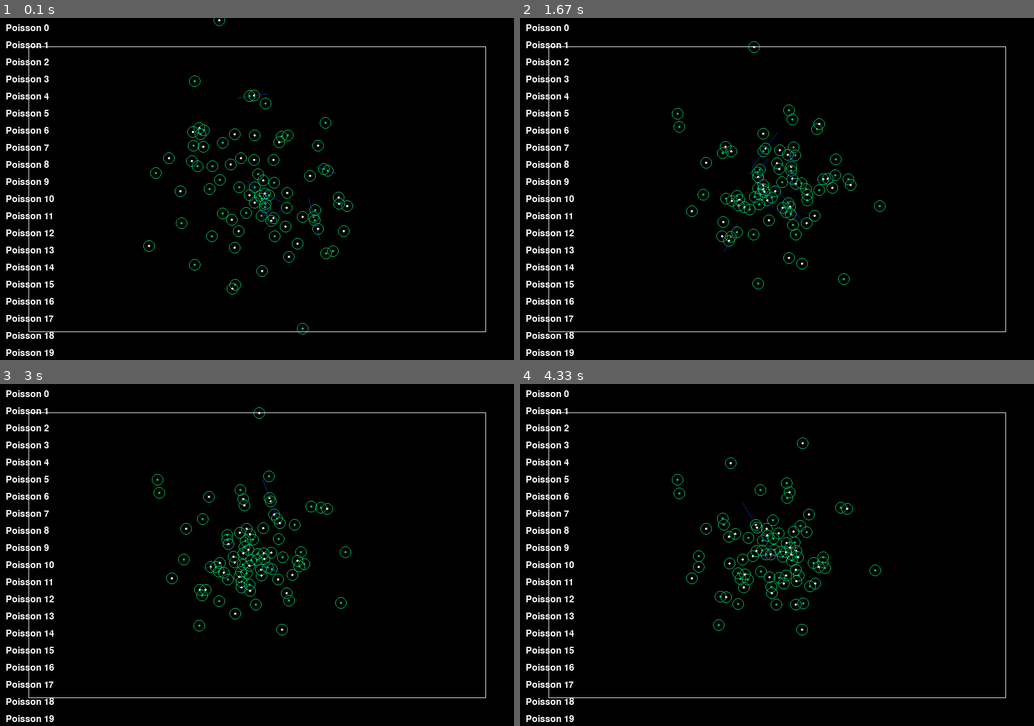
Above: before the commit, frames 1-4 (two rows, left to right).
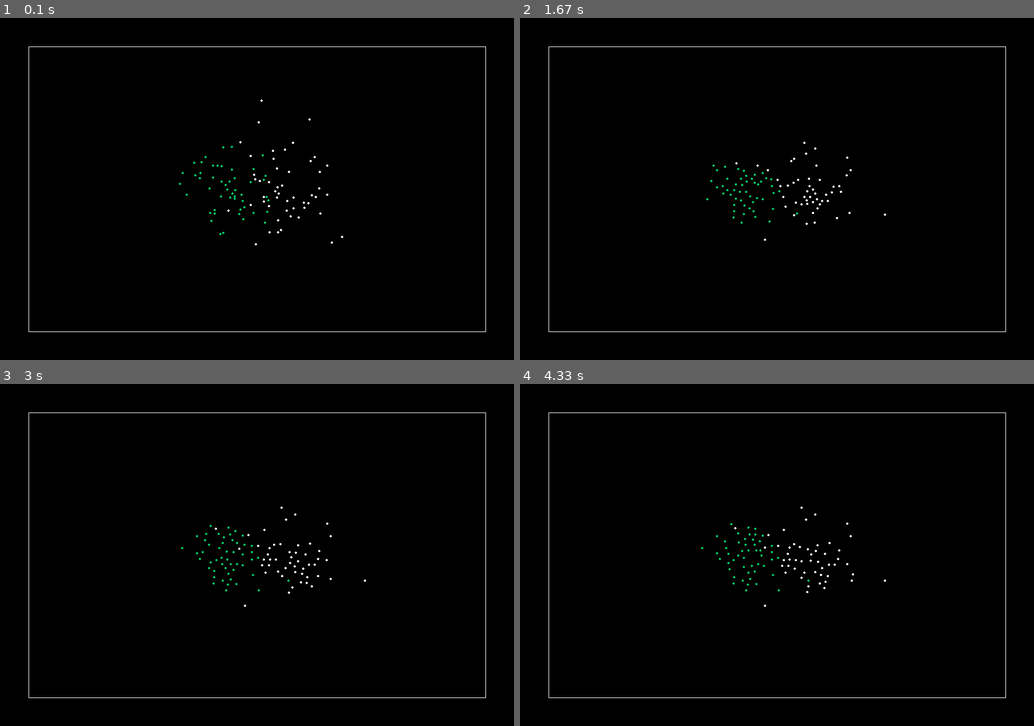
Above: after the commit, the same moments.

Repository: Mochacinno/crowd-simulation
Game: pygame game, started from main.py
The game is run twice, just before and just after one commit, with the same random seed, the same clock (stepped at 60 frames per second) and the same inputs.
Inputs (mouse positions are in pixels of both pictures, inside the frame that each line leads up to):
- Up to frame 1 (0.1 s): no input
- Up to frame 2 (1.67 s): no input
- Up to frame 3 (3 s): click (231, 643) at 2.88 s
- Up to frame 4 (4.33 s): click (761, 496) at 3.22 s; click (705, 483) at 3.55 s; click (910, 524) at 3.88 s; click (936, 548) at 4.22 s

The runs differ from the first frame. In frame 1, 3.0% of the frame differs, in the area x 1-69%, y 0-99%; in frame 2, 2.9%; in frame 3, 2.9%; in frame 4, 2.9%.

Commit message:
class Model + fichier analyse pour traitement

Diff:
--- /dev/null
+++ b/analyse.py
@@ -0,0 +1,2 @@
+import numpy as np
+import matplotlib.pyplot as plt
--- a/config.py
+++ b/config.py
@@ -4,6 +4,6 @@
 # calculated to be in the middle of the screen
 model_width, model_height = 800, 500
 
-init_group_separation = 10
-group_num = 40
+init_group_separation = 100
+group_num = 10
 group_radius = 200
--- a/main.py
+++ b/main.py
@@ -42,14 +42,10 @@
         self.pos = np.array([x, y], dtype=float)
         self.vitesse = 1
         self.tolerance = 3
-        #self.cible1 = None
-        #self.cible2 = None
-        #self.pos_percue_cible1 = None # Position percue par le poisson
-        #self.pos_percue_cible2 = None
         self.rayon_collision = rayon_collision  # Rayon de collision
         self.rayon_de_vue = 10
-
-        self.arrow = [0, 0]
+        self.idle = False
+        self.arrow = [0, 0] # juste pour visualiser
 
     def choisir_cible(self, dict_poissons):
         # Extract keys once, excluding the current fish
@@ -78,7 +74,7 @@
         x, y = point
         return zone_area[0][0] <= x <= zone_area[1][0] and zone_area[0][1] <= y <= zone_area[1][1]
 
-    def calculer_destination(self):
+    def calculer_destination(self, dict_poissons):
         # Perceived target positions
         cibles_en_vue = self.cible_en_vue(dict_poissons)
         if cibles_en_vue[0]: # si on voit cible1
@@ -165,15 +161,17 @@
         intersection = pos1 + t * vect_dir1
         return intersection
 
-    def calculer_prochaine_position(self, dict_poissons):
+    def calculer_prochaine_position(self, dict_poissons, dict_pos):
 
         repulsion = self.verifier_collisions(dict_poissons)
         self.arrow = repulsion
-        vect_dir = self.calculer_destination() - self.pos
+        vect_dir = self.calculer_destination(dict_poissons) - self.pos
         prochaine_position = self.pos + normaliser_vecteur(normaliser_vecteur(vect_dir) + repulsion) * self.vitesse
-
-        if np.linalg.norm(vect_dir) < self.tolerance : # Si on est loin de la destination
+        self.idle = False
+
+        if np.linalg.norm(vect_dir) < self.tolerance : # Si on est pas loin de la destination
             prochaine_position = self.pos + normaliser_vecteur(repulsion) * self.vitesse
+            self.idle = True
 
         dict_pos[self.id] = prochaine_position
 
@@ -262,7 +260,7 @@
             cibles_en_vue.append(not obstructed)
         return cibles_en_vue
 
-    def afficher(self, highlight=False):
+    def debug_afficher(self, highlight=False):
 
         # TODO: procedural generated fish
         #body_size = [10, 10, 10]
@@ -283,6 +281,14 @@
             pygame.draw.circle(screen, WHITE, self.pos, 2)
         pygame.draw.line(screen, (10, 50, 155), (self.pos), (self.pos + self.arrow*50))
 
+    def afficher(self, group_1_ids):
+        for mur in liste_murs:
+            pygame.draw.line(screen, WHITE, mur[0], mur[0]+mur[1])
+
+        if self.id in group_1_ids:
+            pygame.draw.circle(screen, (0, 200, 100), self.pos, 2)
+        else:
+            pygame.draw.circle(screen, WHITE, self.pos, 2)
 
 
 
@@ -446,13 +452,17 @@
 """
 
 ### END OF CASES
+DEBUG = False
 
 # creation de l'interface
 interface = Interface()
 
 # Boucle principale
-x = True
-while x:
+stable = True
+n = 0
+while not stable:
+    n += 1
+    stable = True
     clock.tick(60)
     for event in pygame.event.get():
         if event.type == pygame.QUIT:
@@ -467,7 +477,8 @@
     screen.fill(BLACK)
 
     # Draw the fish list
-    interface.display_fish_list()
+    if DEBUG:
+        interface.display_fish_list()
 
     # Étape 1 : Calculer les prochaines positions
 
@@ -480,9 +491,88 @@
 
     # Afficher les poissons
     for poisson in dict_poissons.values():
-        if poisson.id == selected_fish:
-            poisson.afficher(highlight=True)
+        if poisson.idle != True:
+            stable = False
+        if DEBUG:
+            if poisson.id == selected_fish:
+                poisson.debug_afficher(highlight=True)
+            else:
+                poisson.debug_afficher()
         else:
             poisson.afficher()
 
     pygame.display.update()
+print(f"took {n} iterations")
+
+
+class Model:
+    """
+    Class pour le modelisation
+    Returns: data pour analyse
+    """
+    def __init__(self, n_poisson, r_group, separation_c_group):
+        self.zone_area = define_model_zone()
+        self.liste_murs = define_walls()
+
+        self.dict_poissons = {}
+        self.dict_pos = {}
+        self.group_1_ids = {}
+
+
+        self.n_poisson = n_poisson
+        self.r_group = r_group
+        self.separation_c_group = separation_c_group
+
+    def init_program(self):
+        # WITH SEPARATION DISTANCE
+        group_1, group_2 = generate_groups_with_exact_centroid_distance(self.n_poisson, self.r_group, self.separation_c_group, self.zone_area)
+
+        self.dict_poissons = group_1.copy()
+        self.group_1_ids = list(group_1.keys())
+
+        for id, poisson in group_1.items():
+            self.dict_pos[id] = poisson.pos
+
+        for id, poisson in group_2.items():
+            self.dict_poissons[id] =  poisson
+            self.dict_pos[id] = poisson.pos
+
+        # Affecter les 2 cibles à chacun des gens
+        for poisson in group_1.values() :
+           dict_poissons_temp = group_1.copy()
+           poisson.choisir_cible(dict_poissons_temp)
+
+        for poisson in group_2.values() :
+           dict_poissons_temp = group_2.copy()
+           poisson.choisir_cible(dict_poissons_temp)
+
+    def run(self):
+        self.init_program()
+        # Boucle principale
+        stable = False
+        n = 0
+        while not stable:
+            n += 1
+            stable = True
+            clock.tick(60)
+            for event in pygame.event.get():
+                if event.type == pygame.QUIT:
+                    pygame.quit()
+                    sys.exit()
+
+            screen.fill(BLACK)
+
+            # Étape 1 : Calculer les prochaines positions
+            for poisson in self.dict_poissons.values():
+                poisson.calculer_prochaine_position(self.dict_poissons, self.dict_pos)
+                # Étape 2 : Mettre à jour les positions
+                poisson.pos = self.dict_pos[poisson.id]
+                # afficher
+                if poisson.idle != True:
+                    stable = False
+                poisson.afficher(self.group_1_ids)
+
+            pygame.display.update()
+
+model = Model(50, 100, 100)
+model.run()
